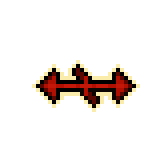
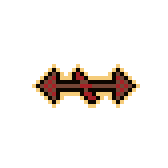
Layer changes from the first 168px x 168px image to the second:
painted on "border" over (32, 60, 140, 112)
painted on "pointer" over (40, 68, 132, 104)
